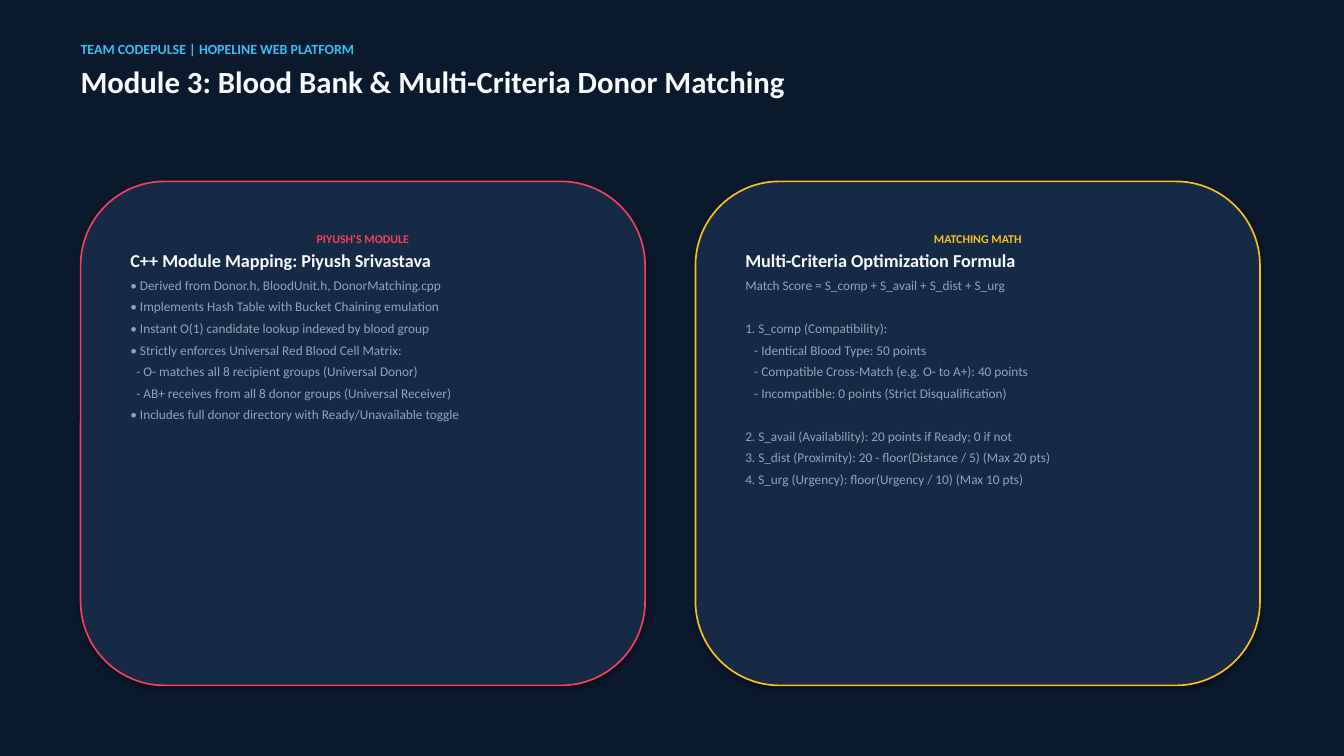
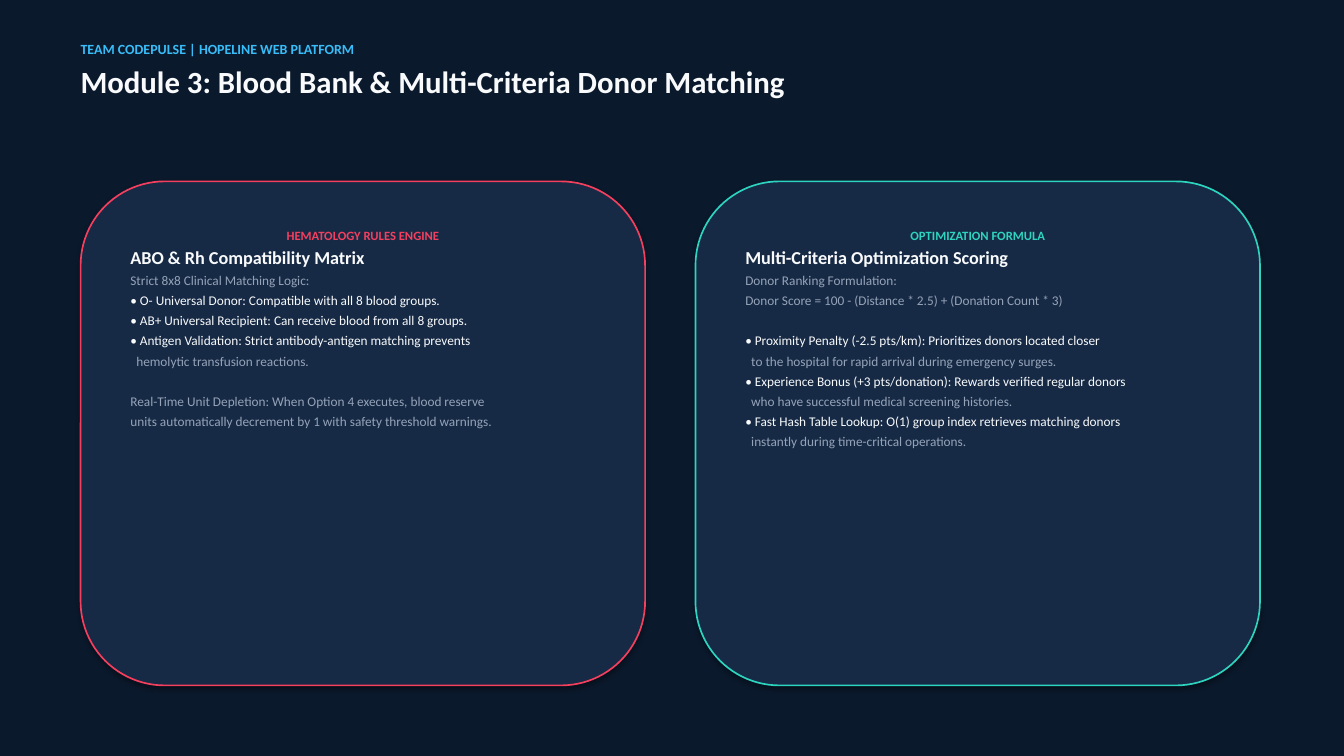
Before and after one commit to khannashivansh03coder/hopeline-pbl-project, a slide deck: slide 7 of parikshit_develope/HopeLine_CodePulse_Guide.pptx. Drawn at 1344x756 pixels with LibreOffice and Linux fonts; fonts in the diff are those of the drawing. Boxes give left, top, right and bottom in pixels: in the first picture for what was removed or moved away, otherwise in the second. Text is boxed around its words. In the diff, an @@ line names an element or a change of style, - is before the commit and + after.

```diff
--- a/parikshit_develope/HopeLine_CodePulse_Guide.pptx
+++ b/parikshit_develope/HopeLine_CodePulse_Guide.pptx
@@ rounded rectangle "OPTIMIZATION FORMULA" at (696,181,1260,686): outline #FBBF24 1.2 pt to #2DD4BF 1.2 pt @@
@@ text in rounded rectangle at (130,231,492,428): text changed; text colour #94A3B8 to #F8FAFC @@
-PIYUSH'S MODULE
-C++ Module Mapping: Piyush Srivastava
-• Derived from Donor.h, BloodUnit.h, DonorMatching.cpp
-• Implements Hash Table with Bucket Chaining emulation
-• Instant O(1) candidate lookup indexed by blood group
-• Strictly enforces Universal Red Blood Cell Matrix:
-- O- matches all 8 recipient groups (Universal Donor)
-- AB+ receives from all 8 donor groups (Universal Receiver)
-• Includes full donor directory with Ready/Unavailable toggle
+HEMATOLOGY RULES ENGINE
+ABO & Rh Compatibility Matrix
+Strict 8x8 Clinical Matching Logic:
+• O- Universal Donor: Compatible with all 8 blood groups.
+• AB+ Universal Recipient: Can receive blood from all 8 groups.
+• Antigen Validation: Strict antibody-antigen matching prevents
+hemolytic transfusion reactions.
+Real-Time Unit Depletion: When Option 4 executes, blood reserve
+units automatically decrement by 1 with safety threshold warnings.
@@ text in rounded rectangle at (745,231,1126,448): text changed; text colour #94A3B8 to #F8FAFC @@
-MATCHING MATH
-Multi-Criteria Optimization Formula
-Match Score = S_comp + S_avail + S_dist + S_urg
-1. S_comp (Compatibility):
-- Identical Blood Type: 50 points
-- Compatible Cross-Match (e.g. O- to A+): 40 points
-- Incompatible: 0 points (Strict Disqualification)
-2. S_avail (Availability): 20 points if Ready; 0 if not
-3. S_dist (Proximity): 20 - floor(Distance / 5) (Max 20 pts)
-4. S_urg (Urgency): floor(Urgency / 10) (Max 10 pts)
+OPTIMIZATION FORMULA
+Multi-Criteria Optimization Scoring
+Donor Ranking Formulation:
+Donor Score = 100 - (Distance * 2.5) + (Donation Count * 3)
+• Proximity Penalty (-2.5 pts/km): Prioritizes donors located closer
+to the hospital for rapid arrival during emergency surges.
+• Experience Bonus (+3 pts/donation): Rewards verified regular donors
+who have successful medical screening histories.
+• Fast Hash Table Lookup: O(1) group index retrieves matching donors
+instantly during time-critical operations.
```
Also in this commit, not shown: 9 other slides changed, 2 slides added, 2 slides removed.
